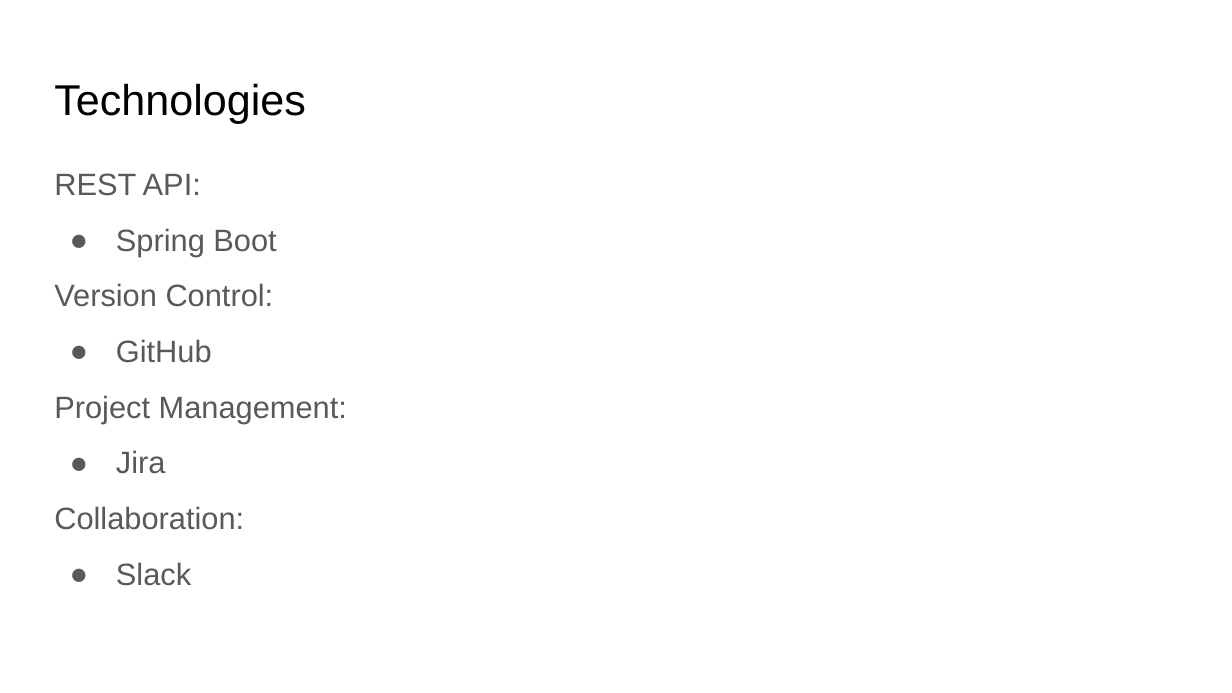
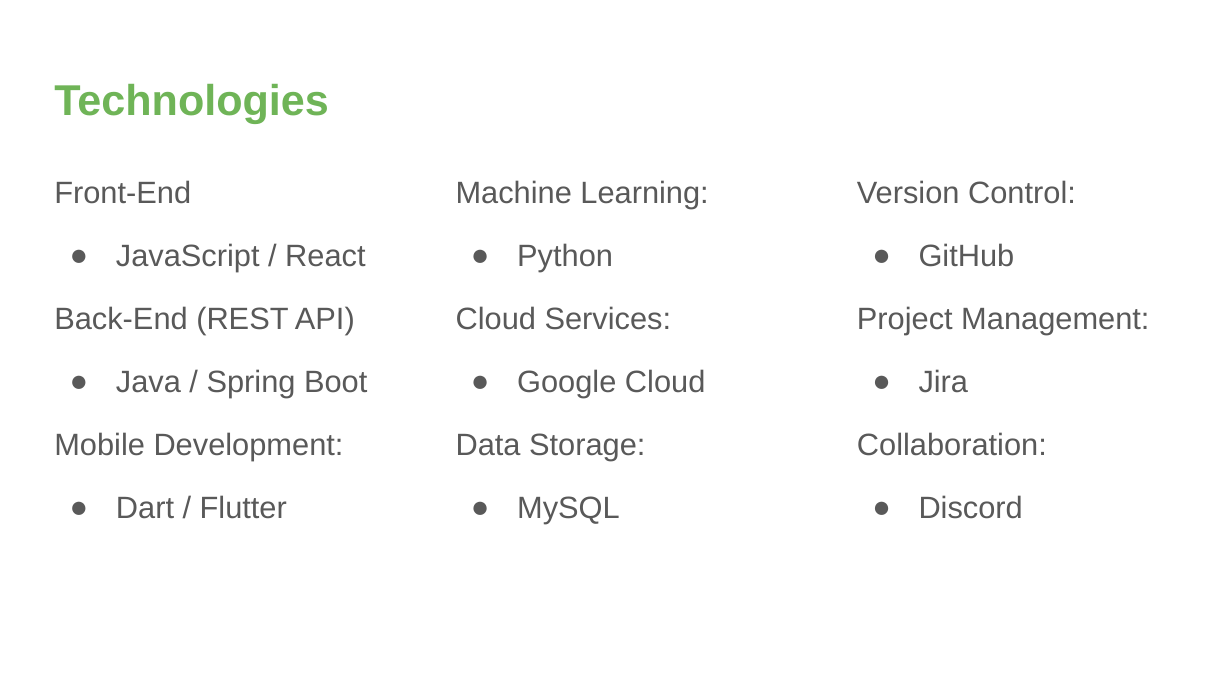
Before and after one commit to yrrebeere/prj-403, a slide deck: slide 12 of Project Proposal/Presentation/Presentation.pptx (slide 10 before the commit). Drawn at 1232x693 pixels with LibreOffice and Linux fonts; fonts in the diff are those of the drawing. Boxes give left, top, right and bottom in pixels: in the first picture for what was removed or moved away, otherwise in the second. Text is boxed around its words. In the diff, an @@ line names an element or a change of style, - is before the commit and + after.

```diff
--- a/Project Proposal/Presentation/Presentation.pptx
+++ b/Project Proposal/Presentation/Presentation.pptx
@@ title "Technologies" at [54,84,329,123]: text colour #000000 to #6FB457, bold on @@
@@ text at [54,173,276,256]: paragraphs removed @@
-REST API:
-● Spring Boot
@@ text "Version Control:": place and size @@
-text "Version Control:" at [54,173,347,586]
+text "Version Control:" at [857,180,1149,519]
@@ text added at [54,180,367,519], 18 pt, text #595959 @@
+Front-End
+● JavaScript / React
+Back-End (REST API)
+● Java / Spring Boot
+Mobile Development:
+● Dart / Flutter
@@ text added at [456,180,708,524], 18 pt, text #595959 @@
+Machine Learning:
+● Python
+Cloud Services:
+● Google Cloud
+Data Storage:
+● MySQL
@@ text at [857,180,1149,456]: line spacing 0.95 to 1.15; less space between paragraphs @@
@@ text at [919,495,1023,519]: text changed @@
-● Slack
+● Discord
```
Also in this commit, not shown: 5 other slides changed, 9 slides added, 7 slides removed, 1 other file.
